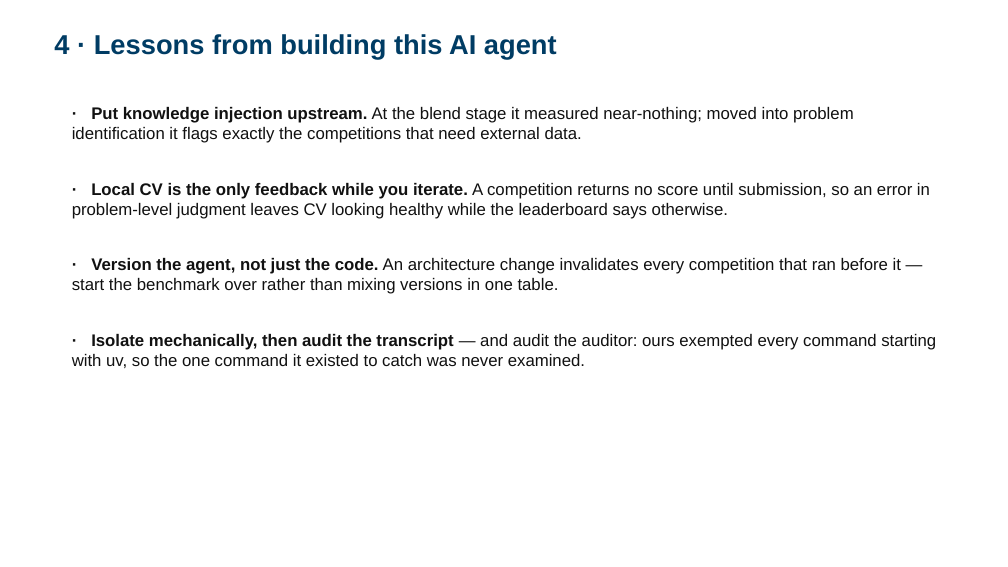
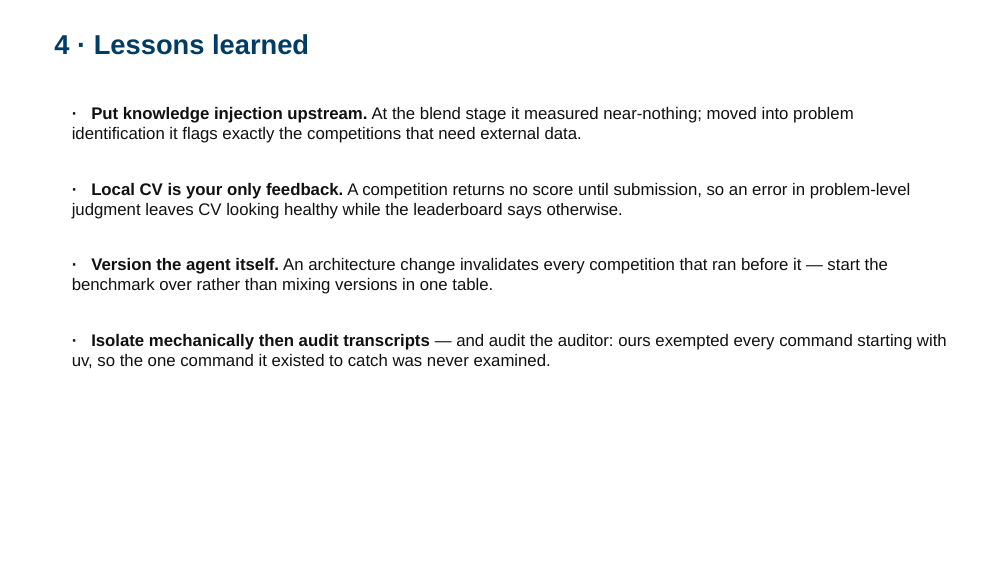
Before and after one commit to 930731haohao-afk/kaggle-agent, a slide deck: slide 5 of docs/presentation/slides_4min.pptx. Drawn at 1008x567 pixels with LibreOffice and Linux fonts; fonts in the diff are those of the drawing. Boxes give left, top, right and bottom in pixels: in the first picture for what was removed or moved away, otherwise in the second. Text is boxed around its words. In the diff, an @@ line names an element or a change of style, - is before the commit and + after.

```diff
--- a/docs/presentation/slides_4min.pptx
+++ b/docs/presentation/slides_4min.pptx
@@ text at (54,34,309,55): text changed @@
-4 · Lessons from building this AI agent
+4 · Lessons learned
@@ text at (72,183,911,219): text changed @@
-· Local CV is the only feedback while you iterate. A competition returns no score until submission, so an error in problem-level judgment leaves CV looking healthy while the leaderboard says otherwise.
+· Local CV is your only feedback. A competition returns no score until submission, so an error in problem-level judgment leaves CV looking healthy while the leaderboard says otherwise.
@@ text at (72,258,888,294): text changed @@
-· Version the agent, not just the code. An architecture change invalidates every competition that ran before it — start the benchmark over rather than mixing versions in one table.
+· Version the agent itself. An architecture change invalidates every competition that ran before it — start the benchmark over rather than mixing versions in one table.
@@ text at (72,334,947,368): text changed @@
-· Isolate mechanically, then audit the transcript — and audit the auditor: ours exempted every command starting with uv, so the one command it existed to catch was never examined.
+· Isolate mechanically then audit transcripts — and audit the auditor: ours exempted every command starting with uv, so the one command it existed to catch was never examined.
```
Also in this commit, not shown: 2 other slides changed, 4 other files.
